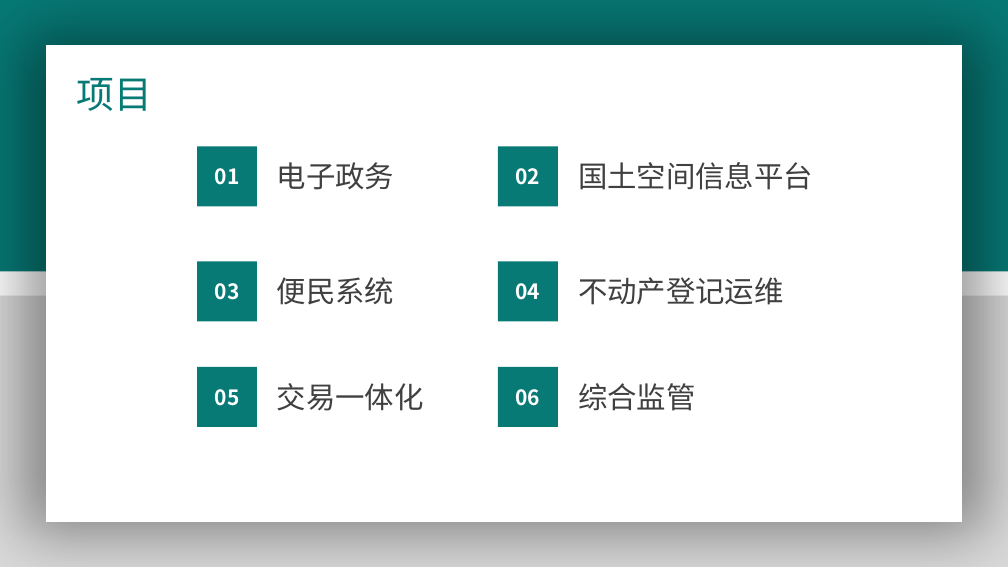
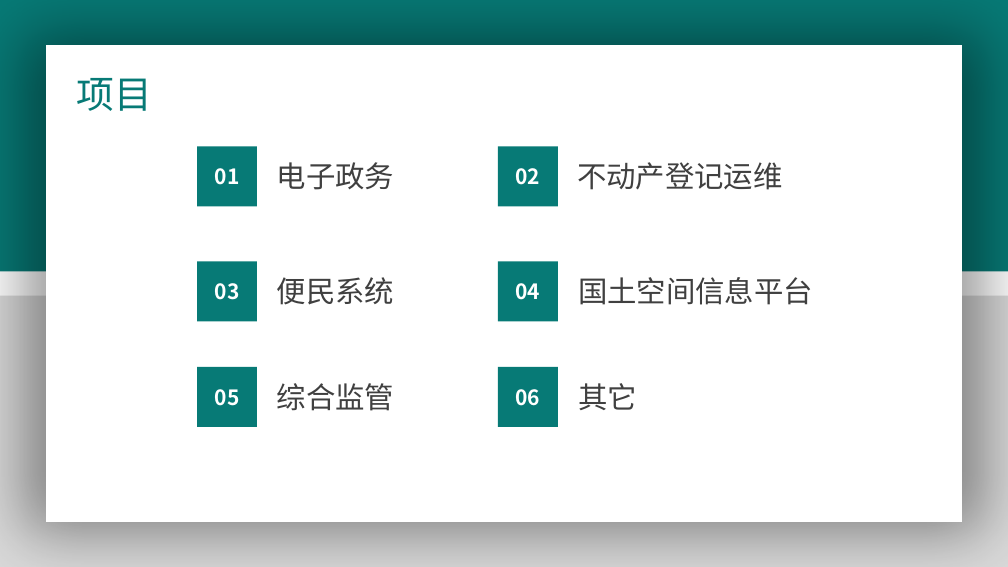
Before and after one commit to wellsmitch/accountpassword, a slide deck: slide 2 of 宋玉彬-年终述职报告-最终 - 副本.pptx. Drawn at 1008x567 pixels with LibreOffice and Linux fonts; fonts in the diff are those of the drawing. Boxes give left, top, right and bottom in pixels: in the first picture for what was removed or moved away, otherwise in the second. Text is boxed around its words. In the diff, an @@ line names an element or a change of style, - is before the commit and + after.

```diff
--- a/宋玉彬-年终述职报告-最终 - 副本.pptx
+++ b/宋玉彬-年终述职报告-最终 - 副本.pptx
@@ text at (577, 162, 783, 190): text changed @@
-国土空间信息平台
+不动产登记运维
@@ text at (578, 277, 813, 305): text changed @@
-不动产登记运维
+国土空间信息平台
@@ text at (277, 383, 394, 411): text changed @@
-交易一体化
+综合监管
@@ text at (578, 383, 637, 410): text changed @@
-综合监管
+其它
```
Also in this commit, not shown: 13 other slides changed, 3 slides added, 2 slides removed, 2 other files.
